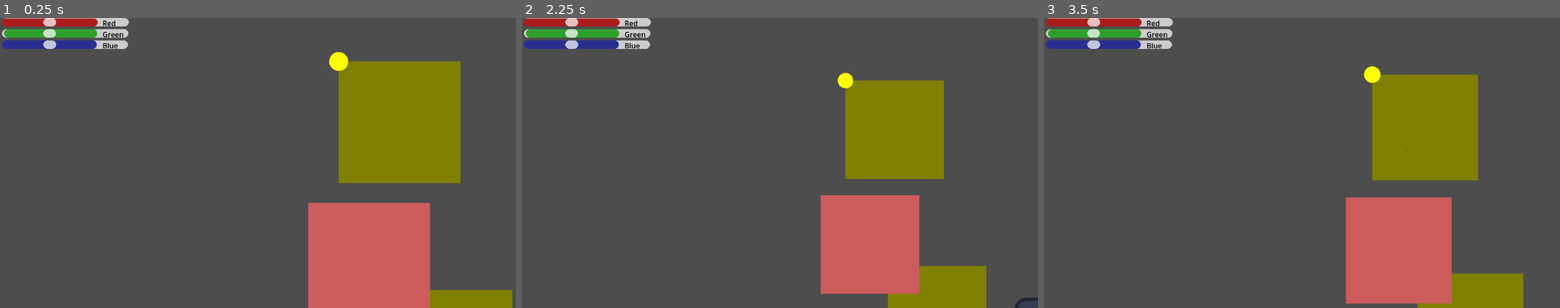
Above: before the commit, frames 1-3 (left to right).
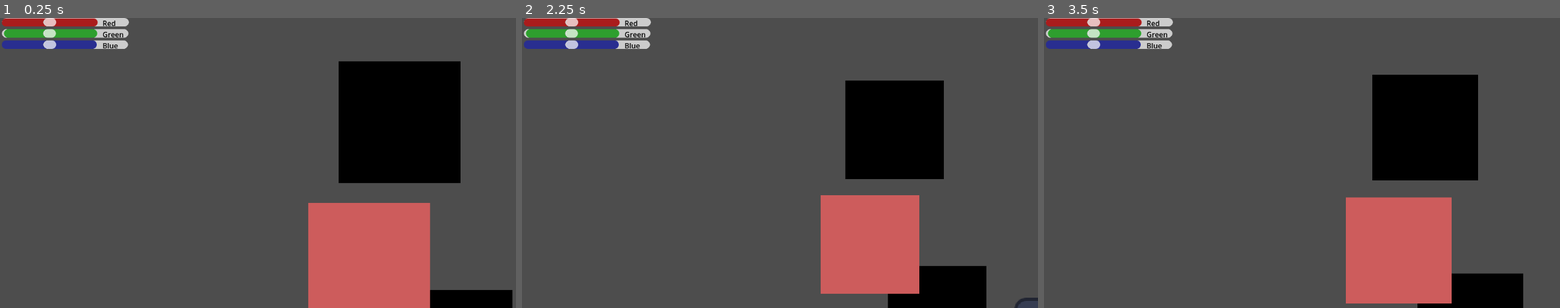
Above: after the commit, the same moments.

Repository: y1z/ms-pixel
Game: Godot game, scene res://Scenes/main.tscn
Same seed, same stepped clock (60 frames per second), same inputs: the game is played once before the commit and once after it. The engine's default icon, where the game draws it, is replaced by a stand-in: a white triangle on a blue panel in a dark square.
Inputs (mouse positions are in pixels of both pictures, inside the frame that each line leads up to):
- Up to frame 1 (0.25 s): no input
- Up to frame 2 (2.25 s): tap Enter at 0.5, 2 s; move the mouse to (893, 148) at 0.52 s; press the mouse at (893, 148) at 0.53 s; hold D (move_right) 0.53-1.28 s; tap Space at 1.25 s; move the mouse to (676, 177) at 1.27 s; release the mouse at (676, 177) at 1.28 s; hold S (move_down) 1.28-2.03 s; click (676, 177) at 1.35 s; move the mouse to (831, 99) at 2.02 s; press the mouse at (831, 99) at 2.03 s; hold D (move_right) from 2.03 s (still down); tap Mouse wheel down (scroll_down) at 2.1 s
- Up to frame 3 (3.5 s): tap Space at 2.75 s; move the mouse to (1276, 221) at 2.77 s; release D (move_right) at 2.78 s; release the mouse at (1276, 221) at 2.78 s; hold W (move_up) from 2.78 s (still down); tap Mouse wheel up (scroll_up) at 2.85 s; click (1276, 221) at 3.05 s

The runs differ from the first frame. In frame 1, 11% of the frame differs, in the area x 63-100%, y 11-100%; in frame 2, 8.8%; in frame 3, 9.4%.

Commit message:
Changed debug related things

Diff:
--- a/Scripts/pixel.gd
+++ b/Scripts/pixel.gd
@@ -1,47 +1,57 @@
 extends Sprite2D
 #region const
-const DEFAULT_WIDTH : int = 128
+const DEFAULT_WIDTH: int = 128
 const DEFAULT_HEIGHT: int = 128
 #endregion
 
-var raw_image : Image
-var current_color :Color
-var image_texture : ImageTexture
-var sprite_rect : Rect2
+var raw_image: Image
+var current_color:Color
+var image_texture: ImageTexture
+var sprite_rect: Rect2
+
+@export var turn_on_debug_things: bool = false;
+
 
 func _ready() -> void:
-	raw_image = Image.create_empty(DEFAULT_WIDTH , DEFAULT_HEIGHT, true , Image.Format.FORMAT_RGBA8)
+	raw_image = Image.create_empty(DEFAULT_WIDTH, DEFAULT_HEIGHT, true, Image.Format.FORMAT_RGBA8)
 	image_texture = ImageTexture.new()
-	image_texture = ImageTexture.create_from_image(raw_image )
+	image_texture = ImageTexture.create_from_image(raw_image)
 	current_color = Color.BLACK
 
 	for i in raw_image.get_height():
 		for j in raw_image.get_width():
 			raw_image.set_pixel(i,j, current_color)
 
-
 	image_texture.update(raw_image)
 	self.texture = image_texture
 	sprite_rect = get_sprite_hitbox()
 	pass
 
+
 func _input(event: InputEvent) -> void:
-	if event.is_action_pressed("l_click"):
+	if event.is_action_pressed(InputNames.click_l):
 		var mouse_pos := to_local(get_global_mouse_position())
-		var is_inside_hitbox :bool = sprite_rect.has_point(mouse_pos)
-		if !is_inside_hitbox : return
+		var is_inside_hitbox:bool = sprite_rect.has_point(mouse_pos)
+
+		if !is_inside_hitbox: return
 		#print("is insde hitbox %s" % is_inside_hitbox)
 		var inside_sprite_pos:Vector2 = mouse_pos - sprite_rect.position
+
 		@warning_ignore_start("narrowing_conversion")
-		raw_image.set_pixel(inside_sprite_pos.x, inside_sprite_pos.y, Color.GOLD)
+		raw_image.set_pixel(inside_sprite_pos.x, inside_sprite_pos.y, UserData.current_color)
 		@warning_ignore_restore("narrowing_conversion")
 		image_texture.update(raw_image)
 		self.texture = image_texture
 		pass
+
+	if event.is_action_pressed(InputNames.turn_on_debug):
+		turn_on_debug_things = !turn_on_debug_things
+
 	pass
 
+
 func _draw() -> void:
-	if !OS.is_debug_build() : return
+	if !turn_on_debug_things: return
 	draw_circle(sprite_rect.position,10.0,Color.YELLOW)
 	var rect_color := Color.YELLOW
 	rect_color.a = 0.5;
@@ -51,4 +61,4 @@
 
 func get_sprite_hitbox() -> Rect2:
 	var sprite_size := Vector2(self.texture.get_width(),self.texture.get_height())
-	return Rect2(self.get_rect().position ,sprite_size) ;
+	return Rect2(self.get_rect().position,sprite_size) ;
